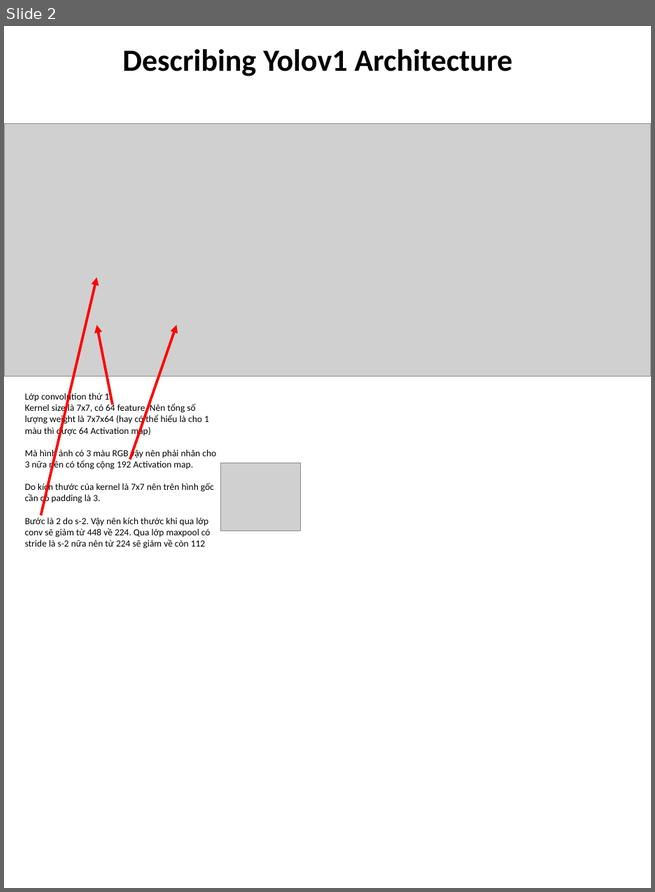
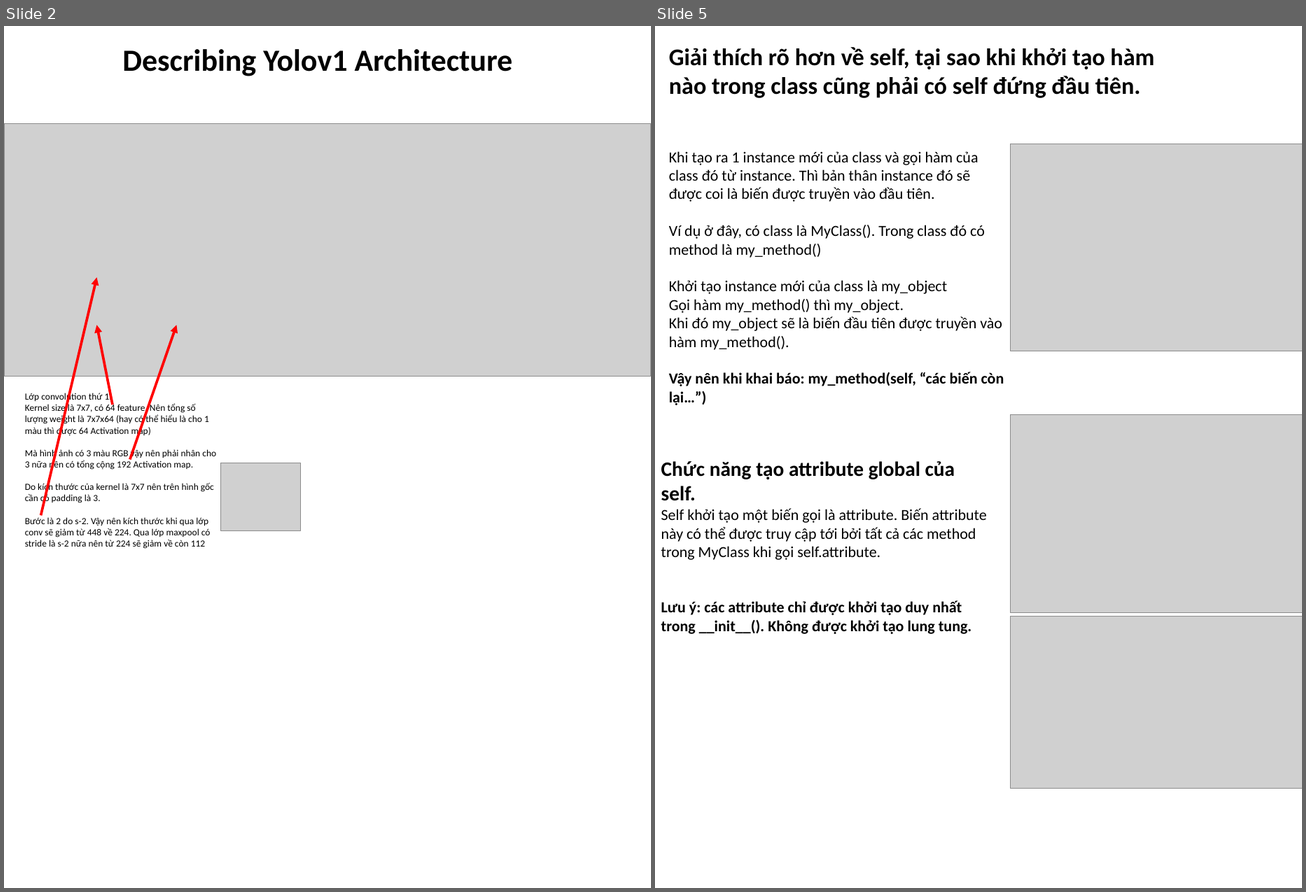
Before and after one commit to dphzz/Fault_detection_3d_printer, a slide deck: Yolov1/Documentation/Yolov1_implementation.pptx. Shown side by side, each under a label of ours: slide 2 before the commit, slides 2 and 5 after it; the slides between them are not shown. The pictures are 655x892 and 1306x892 pixels, drawn with LibreOffice and Linux fonts; fonts in the diff are those of the drawing; grey boxes stand for pictures. Boxes give left, top, right and bottom in pixels: in the first picture for what was removed or moved away, otherwise in the second. Text is boxed around its words. In the diff, an @@ line names an element or a change of style, - is before the commit and + after.

Commit message:
Thêm giải thích các chức năng cơ bản của Python

```diff
--- a/Yolov1/Documentation/Yolov1_implementation.pptx
+++ b/Yolov1/Documentation/Yolov1_implementation.pptx
@@ slide 5 added at [655,26,1302,888], background #FFFFFF @@
@@ text added at [669,47,1154,98], 28 pt, text #000000, bold @@
+Giải thích rõ hơn về self, tại sao khi khởi tạo hàm nào trong class cũng phải có self đứng đầu tiên.
@@ text added at [669,151,1004,405], 18 pt, text #000000 @@
+Khi tạo ra 1 instance mới của class và gọi hàm của class đó từ instance. Thì bản thân instance đó sẽ được coi là biến được truyền vào đầu tiên.
+Ví dụ ở đây, có class là MyClass(). Trong class đó có method là my_method()
+Khởi tạo instance mới của class là my_object
+Gọi hàm my_method() thì my_object.
+Khi đó my_object sẽ là biến đầu tiên được truyền vào hàm my_method().
+Vậy nên khi khai báo: my_method(self, “các biến còn lại…”)
@@ picture added at [1011,144,1302,352] @@
@@ picture added at [1011,415,1302,613] @@
@@ text added at [661,461,987,634], 18 pt, text #000000 @@
+Chức năng tạo attribute global của self.
+Self khởi tạo một biến gọi là attribute. Biến attribute này có thể được truy cập tới bởi tất cả các method trong MyClass khi gọi self.attribute.
+Lưu ý: các attribute chỉ được khởi tạo duy nhất trong __init__(). Không được khởi tạo lung tung.
@@ picture added at [1011,617,1302,788] @@
```
Also in this commit, not shown: 2 other slides added.
